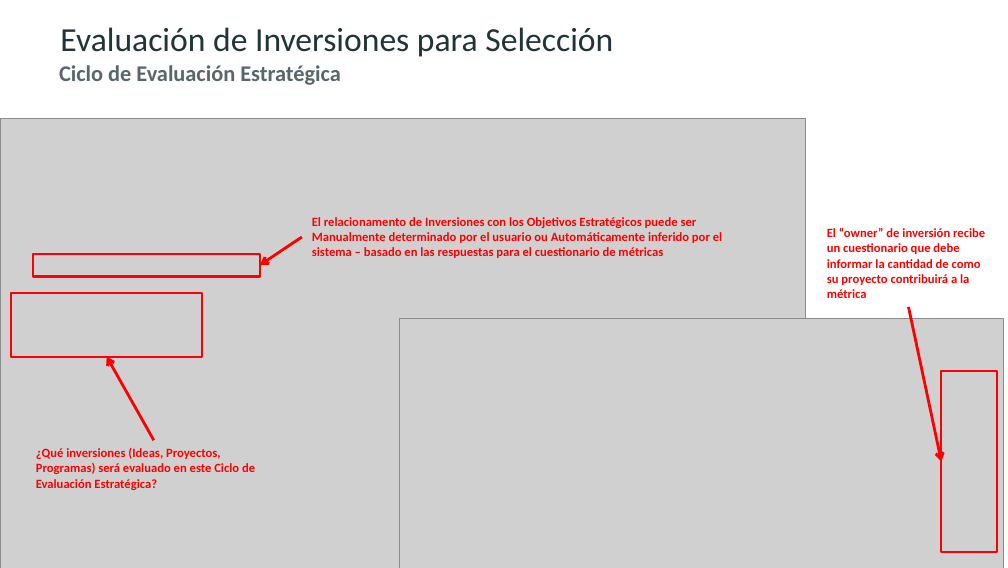
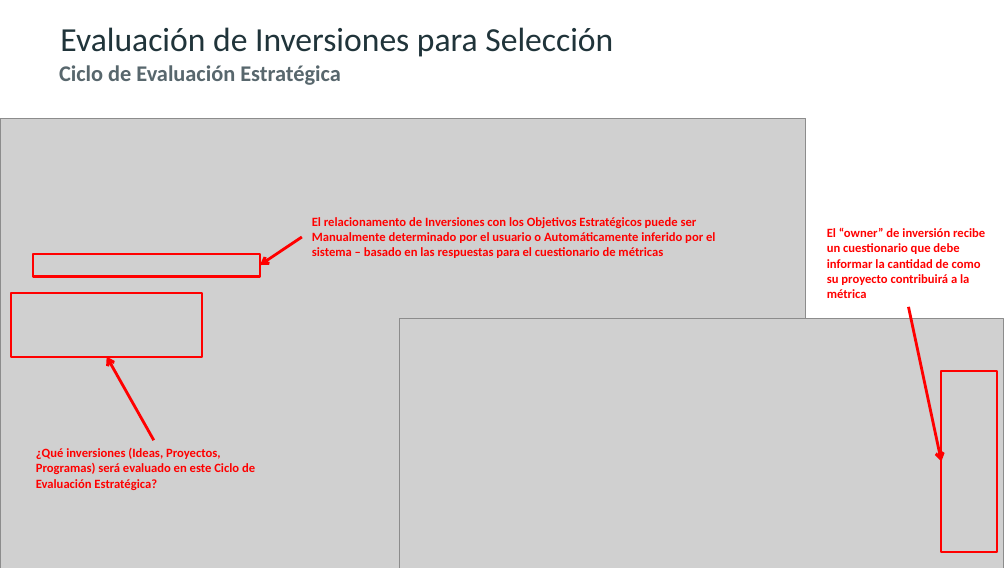
Before and after one commit to CALATAMITBMCOE/Strategic-Alignment, a slide deck: slide 32 of Documentation/CA PPM for Strategic Planning and Execution_ES.pptx (slide 26 before the commit). Drawn at 1008x568 pixels with LibreOffice and Linux fonts; fonts in the diff are those of the drawing; grey boxes stand for pictures; background and template pictures are left out. Boxes give left, top, right and bottom in pixels: in the first picture for what was removed or moved away, otherwise in the second. Text is boxed around its words. In the diff, an @@ line names an element or a change of style, - is before the commit and + after.

```diff
--- a/Documentation/CA PPM for Strategic Planning and Execution_ES.pptx
+++ b/Documentation/CA PPM for Strategic Planning and Execution_ES.pptx
@@ text at [312,217,715,258]: text changed @@
-El relacionamento de Inversiones con los Objetivos Estratégicos puede ser Manualmente determinado por el usuario ou Automáticamente inferido por el sistema – basado en las respuestas para el cuestionario de métricas
+El relacionamento de Inversiones con los Objetivos Estratégicos puede ser Manualmente determinado por el usuario o Automáticamente inferido por el sistema – basado en las respuestas para el cuestionario de métricas
```
Also in this commit, not shown: 17 other slides changed, 1 slide added, 3 other files.
